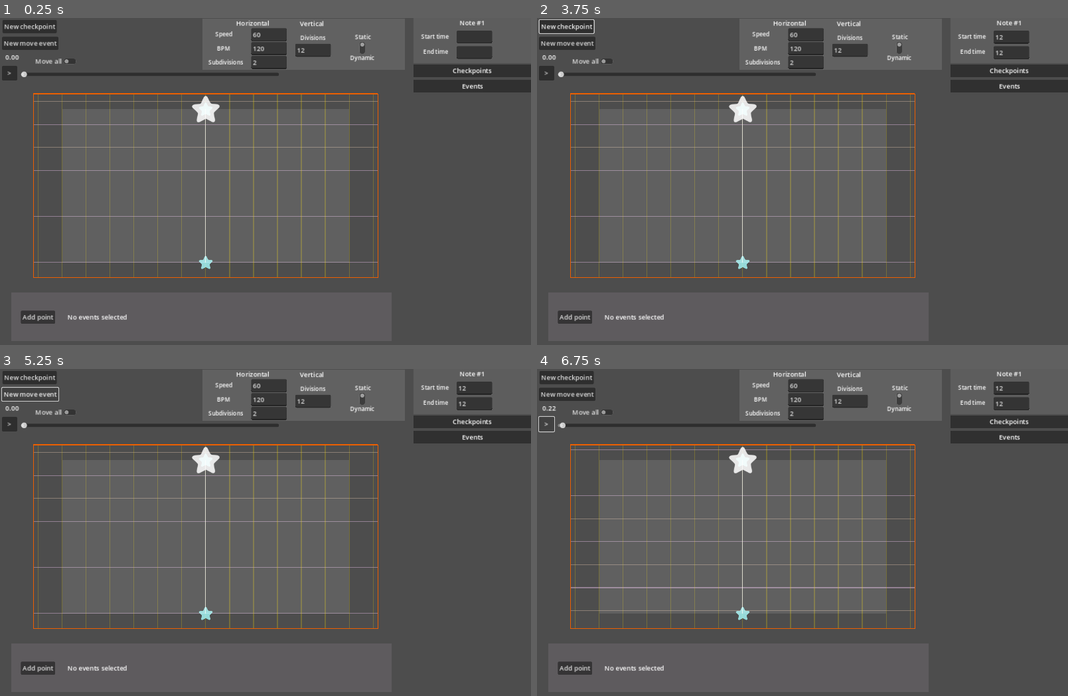
Above: before the commit, frames 1-4 (two rows, left to right).
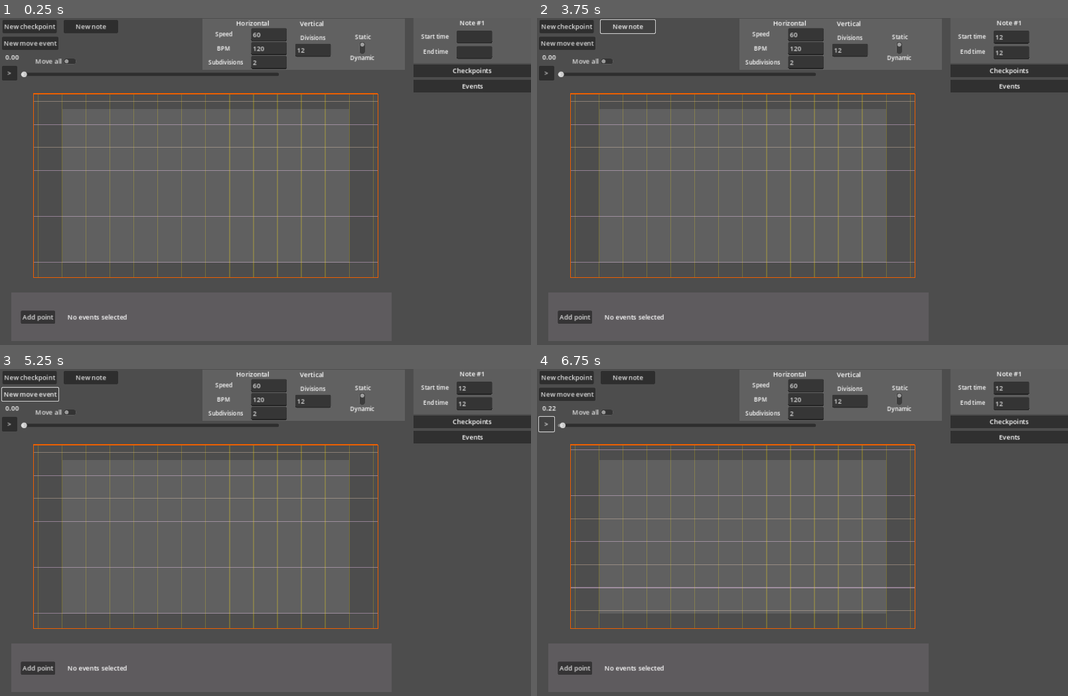
Above: after the commit, the same moments.

Repository: Punjidixie/Project-Prelude-Editor
Game: Godot game, scene res://main/main.tscn
The game is run twice, just before and just after one commit, with the same random seed, the same clock (stepped at 60 frames per second) and the same inputs.
Inputs (mouse positions are in pixels of both pictures, inside the frame that each line leads up to):
- Up to frame 1 (0.25 s): no input
- Up to frame 2 (3.75 s): click (1009, 37) at 0.52 s; type "12" at 0.6 s; click (1009, 53) at 0.75 s; type "12" at 0.83 s; click "Move all" at 1.25 s; click "New checkpoint" at 2 s; click "New checkpoint" at 2.75 s; click (627, 27) at 3.5 s, where only the run after the commit has a clickable "New note"
- Up to frame 3 (5.25 s): click (90, 378) at 4.25 s, where only the run after the commit has a clickable "New note"; click "New move event" at 5 s
- Up to frame 4 (6.75 s): click "New move event" at 5.75 s; click ">" at 6.5 s

The runs differ from the first frame. In frame 1, 0.7% of the frame differs, in the area x 12-42%, y 0-77%; in frame 2, 0.5%; in frame 3, 0.7%; in frame 4, 0.7%.

Commit message:
new notes can now be added

Diff:
--- a/main/main.tscn
+++ b/main/main.tscn
@@ -1,8 +1,9 @@
-[gd_scene load_steps=17 format=3 uid="uid://b1s8vfy07xhsm"]
+[gd_scene load_steps=18 format=3 uid="uid://b1s8vfy07xhsm"]
 
 [ext_resource type="Script" path="res://main/main_controller.gd" id="1_pmpl2"]
 [ext_resource type="Script" path="res://ui/time_slider.gd" id="2_0fta8"]
 [ext_resource type="Script" path="res://ui/grid/grid_drawer.gd" id="2_fs1ln"]
+[ext_resource type="Script" path="res://ui/add_note_button.gd" id="8_ne3nl"]
 [ext_resource type="LabelSettings" uid="uid://bxw6tca3riwts" path="res://text_resources/infobox_text.tres" id="9_hav3n"]
 [ext_resource type="Script" path="res://ui/top_info_box.gd" id="10_0fada"]
 [ext_resource type="Script" path="res://ui/pause_button.gd" id="10_64sur"]
@@ -13,7 +14,7 @@
 [ext_resource type="Script" path="res://ui/move_all_marker.gd" id="15_3rhpp"]
 [ext_resource type="Script" path="res://ui/grid/grid_controller.gd" id="15_vy3by"]
 [ext_resource type="Script" path="res://ui/add_checkpoint_button.gd" id="16_ccpcj"]
-[ext_resource type="Script" path="res://main/add_move_event_checkpoint.gd" id="17_8s8e5"]
+[ext_resource type="Script" path="res://ui/add_move_event_checkpoint.gd" id="17_8s8e5"]
 [ext_resource type="Script" path="res://ui/curve_editor/curve_editor.gd" id="18_ie2ek"]
 
 [sub_resource type="Curve2D" id="Curve2D_acccc"]
@@ -236,6 +237,15 @@
 offset_bottom = 121.0
 text = "Move all"
 script = ExtResource("15_3rhpp")
+
+[node name="NewNote" type="Button" parent="CanvasLayer/Control/MainEditor"]
+layout_mode = 0
+offset_left = 156.0
+offset_top = 5.0
+offset_right = 289.0
+offset_bottom = 36.0
+text = "New note"
+script = ExtResource("8_ne3nl")
 
 [node name="NewCheckpoint" type="Button" parent="CanvasLayer/Control/MainEditor"]
 layout_mode = 1
@@ -492,6 +502,7 @@
 vertical_alignment = 1
 
 [node name="StaticLabel" type="Label" parent="CanvasLayer/Control/GridController"]
+layout_mode = 0
 offset_left = 351.0
 offset_top = 33.0
 offset_right = 436.0
@@ -502,6 +513,7 @@
 vertical_alignment = 1
 
 [node name="StaticLabel2" type="Label" parent="CanvasLayer/Control/GridController"]
+layout_mode = 0
 offset_left = 350.0
 offset_top = 84.0
 offset_right = 435.0
--- a/main/main_controller.gd
+++ b/main/main_controller.gd
@@ -9,8 +9,9 @@
 	GlobalManager.play_area = play_area
 	SignalManager.on_time_slider_drag_started.connect(on_time_slider_drag_started)
 	SignalManager.on_pause_button_pressed.connect(on_pause_button_pressed)
+	SignalManager.on_note_added.connect(on_note_added)
 
-	spawn_notes()
+	#spawn_notes()
 	SignalManager.on_time_auto_updated.emit()
 	get_tree().get_root().size_changed.emit()
 
@@ -19,6 +20,9 @@
 	if (GlobalManager.is_paused == false):
 		auto_increment_time(delta)
 
+func on_note_added(note: Note):
+	notes.add_child(note)
+	note.go_creation_mode()
 
 func auto_increment_time(delta):
 	var new_time = GlobalManager.current_time + delta
--- a/notes/drag_detector.gd
+++ b/notes/drag_detector.gd
@@ -7,6 +7,7 @@
 var drag_position : Vector2 # the local mouse position where it started to get dragged
 @export var action_name: String = "left_click"
 @export var ignore_snap: bool = false
+@export var ignore_border: bool = false
 
 signal on_clicked()
 signal on_dragged(amount: Vector2)
@@ -37,7 +38,8 @@
 		if ignore_snap == false:
 			new_global_position = GridUtils.get_snapped_position(new_global_position)
 
-		new_global_position = GridUtils.get_border_clamped_position(new_global_position)
+		if ignore_border == false:
+			new_global_position = GridUtils.get_border_clamped_position(new_global_position)
 
 		amount_moved = new_global_position - parent_global_position
 		on_dragged.emit(amount_moved)
--- a/notes/mouse_follower.gd
+++ b/notes/mouse_follower.gd
@@ -3,12 +3,33 @@
 class_name MouseFollower
 
 signal on_moved(amount: Vector2)
+signal on_zone_entered
+signal on_zone_exited
 signal on_confirmed
 signal on_cancelled
 
+var is_in_zone: bool = true
+
 func _process(_delta):
-	var amount = get_local_mouse_position()
-	on_moved.emit(amount)
+	if is_in_zone == true:
+		if GridUtils.is_in_zone(get_global_mouse_position()) == false:
+			on_zone_exited.emit()
+			is_in_zone = false
+		else:
+			emit_move_signals()
+
+	elif is_in_zone == false:
+		if GridUtils.is_in_zone(get_global_mouse_position()) == true:
+			on_zone_entered.emit()
+			is_in_zone = true
+			emit_move_signals()
+		else:
+			if Input.is_action_just_pressed("left_click") or Input.is_action_just_pressed("right_click"):
+				on_cancelled.emit()
+
+func emit_move_signals():
+	var snapped_mouse_position = GridUtils.get_snapped_position(get_global_mouse_position())
+	on_moved.emit(snapped_mouse_position - global_position)
 
 	if Input.is_action_just_pressed("left_click"):
 		on_confirmed.emit()
--- a/notes/note.gd
+++ b/notes/note.gd
@@ -69,11 +69,15 @@
 
 # Called from a checkpoint when it moves. Amount = delta play position
 func move_all(amount: Vector2):
+	move_by(amount)
+	update()
+
+# Amount = delta play position
+func move_by(amount: Vector2):
 	var checkpoints = get_note_checkpoints()
 	var events = get_note_events()
 	for checkpoint: NoteCheckpoint in checkpoints: checkpoint.move_by(amount)
 	for event: NoteEvent in events: event.move_by(amount)
-	update()
 
 # Called from the add checkpoint button. Provide a place for the checkpoint to rent.
 func add_temporary_checkpoint(checkpoint: NoteCheckpoint):
@@ -99,7 +103,7 @@
 func add_move_event(event: MoveEvent):
 	connect_event(event)
 
-	# Set the eventtime to sandwich between the last and second last.
+	# Set the event time to be sandwiched between the last and second last.
 	var events = get_note_events()
 	event.start_time = (events[events.size() - 2].start_time + events[events.size() - 1].start_time) / 2
 
@@ -109,6 +113,7 @@
 	var new_info_box = event.get_and_initialize_info_box()
 	SignalManager.on_new_event_info_box_added.emit(new_info_box)
 	SignalManager.on_event_info_boxes_need_reordering.emit()
+
 	update()
 
 # Rename all checkpoints
@@ -118,6 +123,40 @@
 		var checkpoint: NoteCheckpoint = checkpoints[i]
 		if checkpoint.checkpoint_name != "Start" and checkpoint.checkpoint_name != "End":
 			checkpoint.rename("Checkpoint %s" % i) # Will emit the info box update signal too
+
+### CREATION ###
+func go_creation_mode():
+	note_body.go_creation_mode()
+
+func go_regular_mode():
+	note_body.go_regular_mode()
+
+func on_creation_confirmed():
+	go_regular_mode()
+	var checkpoints = get_note_checkpoints()
+
+	var note_distance = checkpoints[0].play_position.y - note_body.play_position.y
+	var time_difference = note_distance / GlobalManager.scroll_speed
+
+	start_time = GlobalManager.current_time - time_difference
+	print(start_time)
+	on_checkpoint_clicked() # As if the note gets selected
+	end_checkpoint.load_time_from_note(checkpoints[0].play_position.y / GlobalManager.scroll_speed)
+	# update()
+	# No need because the end_checkpoint will sort it out.
+
+func on_creation_cancelled():
+	queue_free()
+
+func on_creation_zone_exited():
+	for checkpoint in get_note_checkpoints(): checkpoint.visible = false
+	for event: NoteEvent in get_note_events(): event.set_visible(false)
+	note_body.visible = false
+
+func on_creation_zone_entered():
+	for checkpoint in get_note_checkpoints(): checkpoint.visible = true
+	for event: NoteEvent in get_note_events(): event.set_visible(true)
+	note_body.visible = true
 
 ### UTILITY FUNCTIONS BELOW ###
 
--- a/notes/note.tscn
+++ b/notes/note.tscn
@@ -1,18 +1,19 @@
-[gd_scene load_steps=9 format=3 uid="uid://dtjal1ff4gyfe"]
+[gd_scene load_steps=10 format=3 uid="uid://dtjal1ff4gyfe"]
 
 [ext_resource type="Script" path="res://notes/note.gd" id="1_k3vvd"]
 [ext_resource type="PackedScene" uid="uid://6xa2kl78865d" path="res://notes/note_checkpoint.tscn" id="2_nfqg4"]
 [ext_resource type="Script" path="res://notes/note_events/appear_event.gd" id="3_m0n3l"]
 [ext_resource type="PackedScene" uid="uid://diyjao2akicpk" path="res://notes/note_events/move_event.tscn" id="4_bex8r"]
 [ext_resource type="Script" path="res://notes/note_events/end_event.gd" id="5_2uktm"]
-[ext_resource type="Script" path="res://notes/play_area_object.gd" id="6_isdil"]
+[ext_resource type="Script" path="res://notes/note_body.gd" id="6_vy0we"]
 [ext_resource type="Texture2D" uid="uid://pc1xdwlau3fa" path="res://assets/star.png" id="7_lkkwb"]
+[ext_resource type="Script" path="res://notes/mouse_follower.gd" id="8_fxr6v"]
 
 [sub_resource type="Curve2D" id="Curve2D_46q8g"]
 resource_local_to_scene = true
 bake_interval = 1.0
 _data = {
-"points": PackedVector2Array(0, 0, 0, 0, 50, 100, 0, 0, 30, 10, 50, 0)
+"points": PackedVector2Array(0, 0, 0, 0, 50, 110, 0, 0, 30, 10, 50, 0)
 }
 point_count = 2
 
@@ -31,7 +32,7 @@
 [node name="StartCheckpoint" parent="Checkpoints" instance=ExtResource("2_nfqg4")]
 checkpoint_name = "Start"
 is_essential = true
-play_position = Vector2(50, 100)
+play_position = Vector2(50, 110)
 
 [node name="EndCheckpoint" parent="Checkpoints" instance=ExtResource("2_nfqg4")]
 target_time = 3.0
@@ -50,16 +51,20 @@
 path = SubResource("Curve2D_46q8g")
 start_checkpoint = NodePath("../../Checkpoints/StartCheckpoint")
 destination_checkpoint = NodePath("../../Checkpoints/EndCheckpoint")
-start_time = 1.0
 
 [node name="EndEvent" type="Node" parent="NoteEvents" node_paths=PackedStringArray("end_checkpoint")]
 script = ExtResource("5_2uktm")
 end_checkpoint = NodePath("../../Checkpoints/EndCheckpoint")
 event_name = "End Event"
 
-[node name="NoteBody" type="Node2D" parent="."]
-script = ExtResource("6_isdil")
+[node name="NoteBody" type="Node2D" parent="." node_paths=PackedStringArray("mouse_follower", "note")]
+script = ExtResource("6_vy0we")
+mouse_follower = NodePath("MouseFollower")
+note = NodePath("..")
 
 [node name="Visual" type="Sprite2D" parent="NoteBody"]
 modulate = Color(1, 1, 1, 0.858824)
 texture = ExtResource("7_lkkwb")
+
+[node name="MouseFollower" type="Node2D" parent="NoteBody"]
+script = ExtResource("8_fxr6v")
--- /dev/null
+++ b/notes/note_body.gd
@@ -0,0 +1,46 @@
+extends PlayAreaObject
+
+class_name NoteBody
+
+@export var mouse_follower: MouseFollower
+@export var note: Note
+
+# Called when the node enters the scene tree for the first time.
+func _ready():
+	mouse_follower.on_cancelled.connect(on_creation_cancelled)
+	mouse_follower.on_confirmed.connect(on_creation_confirmed)
+	mouse_follower.on_zone_entered.connect(on_creation_zone_entered)
+	mouse_follower.on_zone_exited.connect(on_creation_zone_exited)
+	mouse_follower.on_moved.connect(waiting_move_by)
+
+	go_regular_mode()
+
+# Called every frame. 'delta' is the elapsed time since the previous frame.
+func _process(delta):
+	pass
+
+# Called from mouse follower.
+func waiting_move_by(amount: Vector2) -> void:
+	set_world_position(position + amount)
+	var delta_play_position = PlayAreaUtils.get_delta_play_position(amount)
+	note.move_by(Vector2(delta_play_position.x, 0)) # Move the note by the same amount horizontally
+
+# Creation mode: following the cursor, waiting to be added to the note
+func go_creation_mode():
+	mouse_follower.process_mode = Node.PROCESS_MODE_INHERIT
+
+# Regular mode: editor, ready to be dragged
+func go_regular_mode():
+	mouse_follower.process_mode = Node.PROCESS_MODE_DISABLED
+
+func on_creation_confirmed():
+	note.on_creation_confirmed()
+
+func on_creation_cancelled():
+	note.on_creation_cancelled()
+
+func on_creation_zone_exited():
+	note.on_creation_zone_exited()
+
+func on_creation_zone_entered():
+	note.on_creation_zone_entered()
--- a/notes/note_checkpoint.gd
+++ b/notes/note_checkpoint.gd
@@ -40,6 +40,8 @@
 	mouse_follower.on_cancelled.connect(on_creation_cancelled)
 	mouse_follower.on_confirmed.connect(on_creation_confirmed)
 	mouse_follower.on_moved.connect(waiting_move_by)
+	mouse_follower.on_zone_entered.connect(on_creation_zone_entered)
+	mouse_follower.on_zone_exited.connect(on_creation_zone_exited)
 
 	go_regular_mode()
 
@@ -101,7 +103,7 @@
 	on_checkpoint_updated.emit()
 	on_checkpoint_ui_needs_update.emit()
 
-# Change 5 : Called from mouse follower.
+# Change 5 : Called from mouse follower. amount = delta world position
 func waiting_move_by(amount: Vector2) -> void:
 	set_world_position(position + amount)
 
@@ -130,3 +132,9 @@
 
 func on_creation_cancelled():
 	queue_free()
+
+func on_creation_zone_exited():
+	visible = false
+
+func on_creation_zone_entered():
+	visible = true
--- a/notes/note_events/move_event.gd
+++ b/notes/note_events/move_event.gd
@@ -45,6 +45,11 @@
 
 	for path_point: PathPoint in path_points.get_children():
 		path_point.update()
+
+func set_visible(visible: bool):
+	for path_point: PathPoint in path_points.get_children():
+		path_point.visible = visible
+	visual_curve.visible = visible
 
 # Called from the info box
 func delete():
--- a/notes/note_events/note_event.gd
+++ b/notes/note_events/note_event.gd
@@ -26,6 +26,10 @@
 func load_info_from_info_box(info_box: EventInfoBox):
 	pass
 
+# Called from the note to hide. Override in inherited classes.
+func set_visible(visible: bool):
+	pass
+
 # Called from note when a checkpoint changes (and move_all is active)
 func move_by(delta_position: Vector2) -> void:
 	pass
--- a/notes/note_events/path_points/path_point.tscn
+++ b/notes/note_events/path_points/path_point.tscn
@@ -54,3 +54,4 @@
 script = ExtResource("3_loxqh")
 action_name = "right_click"
 ignore_snap = true
+ignore_border = true
--- a/singletons/godot_utils.gd
+++ b/singletons/godot_utils.gd
@@ -34,3 +34,9 @@
 	l.add_point(PlayAreaUtils.get_world_position(point_2))
 
 	return l
+
+func is_between(target: float, lower_bound: float, upper_bound: float) -> bool:
+	if target < lower_bound or target > upper_bound:
+		return false
+
+	return true
--- a/singletons/grid_utils.gd
+++ b/singletons/grid_utils.gd
@@ -63,19 +63,27 @@
 	# If we only rely on border limiting, we would have to wait until the position gets snapped somewhere outside the border for the limiting to take place.
 	var closest = get_border_snapped_position(closest_intersection, play_position)
 
-
 	return PlayAreaUtils.get_world_position(closest)
 
+func get_border_clamped_position(world_position: Vector2) -> Vector2:
+	var play_position = PlayAreaUtils.get_play_position(world_position)
+	var x_val = clampf(play_position.x, get_lower_left_border().x, get_upper_right_border().x)
+	var y_val = clampf(play_position.y, get_lower_left_border().y, get_upper_right_border().y)
+	return PlayAreaUtils.get_world_position(Vector2(x_val, y_val))
+
+func is_in_zone(world_position: Vector2) -> bool:
+	var play_position = PlayAreaUtils.get_play_position(world_position)
+	if !GodotUtils.is_between(play_position.x, get_lower_left_border().x, get_upper_right_border().x):
+		return false
+	elif !GodotUtils.is_between(play_position.y, get_lower_left_border().y, get_upper_right_border().y):
+		return false
+	else:
+		return true
+
+# Private function!
 # If the original position is somehow closer to the border than the grid, snap to the border instead.
 func get_border_snapped_position(grid_play_position: Vector2, original_play_position: Vector2):
 	var closest_y = GodotUtils.get_closest_number([get_upper_right_border().y, get_lower_left_border().y, grid_play_position.y], original_play_position.y)
 	var closest_x = GodotUtils.get_closest_number([get_upper_right_border().x, get_lower_left_border().x, grid_play_position.x], original_play_position.x)
 
 	return Vector2(closest_x, closest_y)
-
-func get_border_clamped_position(world_position: Vector2) -> Vector2:
-	print("HI")
-	var play_position = PlayAreaUtils.get_play_position(world_position)
-	var x_val = clampf(play_position.x, get_lower_left_border().x, get_upper_right_border().x)
-	var y_val = clampf(play_position.y, get_lower_left_border().y, get_upper_right_border().y)
-	return PlayAreaUtils.get_world_position(Vector2(x_val, y_val))
--- a/singletons/signal_manager.gd
+++ b/singletons/signal_manager.gd
@@ -8,6 +8,7 @@
 signal on_pause_button_pressed()
 
 signal on_note_selected(note: Note)
+signal on_note_added(note: Note)
 
 signal on_new_checkpoint_info_box_added(info_box: CheckpointInfoBox)
 signal on_checkpoint_info_boxes_need_reordering()
--- /dev/null
+++ b/ui/add_note_button.gd
@@ -0,0 +1,9 @@
+extends Button
+
+# Called when the node enters the scene tree for the first time.
+func _ready():
+	pressed.connect(on_pressed)
+
+func on_pressed():
+	var note = ScenePreloader.note.instantiate()
+	SignalManager.on_note_added.emit(note)
Renamed: main/add_move_event_checkpoint.gd -> ui/add_move_event_checkpoint.gd
